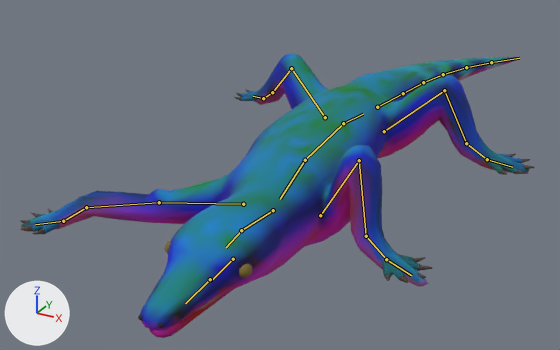
Before and after pictures for a commit that changed the glTF model assets/beast_lizard.glb.
Camera for both pictures: a 50 mm lens placed at (0.518, -1.131, 0.508), pointed at (-0.134, 0.054, -0.084). Every picture has the same lights, and +X, +Y and +Z are marked at lower left. The older version comes first. Both versions are drawn at frame 8 of the action 'walk'; the numbers are the values there. The bones that bend it are drawn over the model as lines.

Objects in the first picture: 'beast_lizard_hide', 'beast_lizard_horn'.
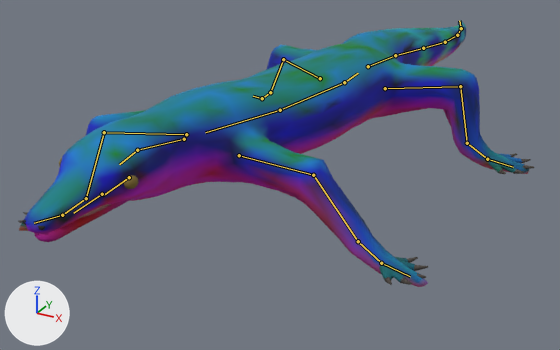
The edits, one by one:
Bone 'body' (bone_body) moves from (0.0, -0.001, 0.071) to (0.0, 0.0, -0.003).
Bone 'body' (bone_body) turns from (0, -2, -7) to (0, -2, 7) degrees about its own x, y and z.
Bone 'chest' (bone_chest) turns from (0, 0, -8) to (0, 0, 8) degrees about its own x, y and z.
Bone 'femur1.L' (bone_femur1_l) turns from (47, -2, -13) to (-10, 6, 27) degrees about its own x, y and z.
Bone 'tibia1.L' (bone_tibia1_l) turns from (-49, 0, 0) to (41, 0, 0) degrees about its own x, y and z.
Bone 'meta1.L' (bone_meta1_l) turns from (3, 0, 0) to (-29, 0, 0) degrees about its own x, y and z.
Bone 'femur1.R' (bone_femur1_r) turns from (-13, 0, -4) to (-1, 9, 43) degrees about its own x, y and z.
Bone 'tibia1.R' (bone_tibia1_r) turns from (84, 0, 0) to (10, 0, 0) degrees about its own x, y and z.
Bone 'meta1.R' (bone_meta1_r) turns from (-73, 0, 0) to (-6, 0, 0) degrees about its own x, y and z.
Bone 'neck' (bone_neck) turns from (0, 0, 10) to (0, 0, -10) degrees about its own x, y and z.
Bone 'head' (bone_head) turns from (0, 0, 5) to (0, 0, -5) degrees about its own x, y and z.
Bone 'pelvis' (bone_pelvis) turns from (0, 0, -12) to (0, 0, 12) degrees about its own x, y and z.
Bone 'femur2.L' (bone_femur2_l) turns from (34, -1, -10) to (3, -4, -22) degrees about its own x, y and z.
Bone 'tibia2.L' (bone_tibia2_l) turns from (-24, 0, 0) to (-7, 0, 0) degrees about its own x, y and z.
Bone 'meta2.L' (bone_meta2_l) turns from (-8, 0, 0) to (7, 0, 0) degrees about its own x, y and z.
Bone 'femur2.R' (bone_femur2_r) turns from (20, -1, -4) to (-8, -3, -17) degrees about its own x, y and z.
Bone 'tibia2.R' (bone_tibia2_r) turns from (8, 0, 0) to (22, 0, 0) degrees about its own x, y and z.
Bone 'meta2.R' (bone_meta2_r) turns from (-28, 0, 0) to (-15, 0, 0) degrees about its own x, y and z.
Bone 'tail1' (bone_tail1) turns from (0, 0, 6) to (0, 0, -6) degrees about its own x, y and z.
Bone 'tail2' (bone_tail2) turns from (0, 0, 2) to (0, 0, -2) degrees about its own x, y and z.
Bone 'tail3' (bone_tail3) turns from (0, 0, -2) to (0, 0, 2) degrees about its own x, y and z.
Bone 'tail4' (bone_tail4) turns from (0, 0, -6) to (0, 0, 6) degrees about its own x, y and z.
Bone 'tail5' (bone_tail5) turns from (0, 0, -7) to (0, 0, 7) degrees about its own x, y and z.
Bone 'tail6' (bone_tail6) turns from (0, 0, -6) to (0, 0, 6) degrees about its own x, y and z.

Where the change shows, as pixel boxes [x1, y1, x2, y2] in the pictures (560 x 350 px):
'beast_lizard_hide', posed (6% shorter)
    before: [21, 53, 529, 338]
    after: [19, 20, 529, 287]
'beast_lizard_horn', posed
    before: [20, 88, 534, 328]
    after: [18, 153, 534, 285]
bone 'body', root to tip
    before: (343, 123) to (305, 160)
    after: (344, 82) to (280, 110)
bone 'chest', root to tip
    before: (305, 160) to (280, 199)
    after: (280, 110) to (205, 132)
bone 'femur1.L', root to tip
    before: (320, 215) to (359, 160)
    after: (239, 155) to (313, 175)
bone 'tibia1.L', root to tip
    before: (359, 160) to (366, 236)
    after: (313, 175) to (358, 241)
bone 'meta1.L', root to tip
    before: (366, 236) to (386, 259)
    after: (358, 241) to (381, 263)
bone 'femur1.R', root to tip
    before: (243, 204) to (159, 202)
    after: (186, 134) to (104, 132)
bone 'tibia1.R', root to tip
    before: (159, 202) to (86, 207)
    after: (104, 132) to (86, 198)
bone 'meta1.R', root to tip
    before: (86, 207) to (63, 221)
    after: (86, 198) to (62, 215)
bone 'neck', root to tip
    before: (273, 210) to (241, 230)
    after: (184, 139) to (137, 150)
bone 'head', root to tip
    before: (241, 230) to (226, 247)
    after: (137, 150) to (119, 164)
bone 'pelvis', root to tip
    before: (343, 123) to (363, 114)
    after: (344, 82) to (358, 73)
bone 'femur2.L', root to tip
    before: (384, 131) to (444, 90)
    after: (385, 88) to (460, 86)
bone 'tibia2.L', root to tip
    before: (444, 90) to (466, 143)
    after: (460, 86) to (467, 143)
bone 'meta2.L', root to tip
    before: (466, 143) to (487, 159)
    after: (467, 143) to (487, 159)
bone 'femur2.R', root to tip
    before: (325, 117) to (291, 68)
    after: (320, 78) to (283, 59)
bone 'tibia2.R', root to tip
    before: (291, 68) to (272, 92)
    after: (283, 59) to (270, 92)
bone 'meta2.R', root to tip
    before: (272, 92) to (263, 98)
    after: (270, 92) to (262, 98)
bone 'tail1', root to tip
    before: (377, 107) to (403, 93)
    after: (368, 66) to (395, 55)
bone 'tail2', root to tip
    before: (403, 93) to (423, 82)
    after: (395, 55) to (423, 48)
bone 'tail3', root to tip
    before: (423, 82) to (443, 74)
    after: (423, 48) to (445, 42)
bone 'tail4', root to tip
    before: (443, 74) to (466, 67)
    after: (445, 42) to (457, 35)
bone 'tail5', root to tip
    before: (466, 67) to (491, 62)
    after: (457, 35) to (461, 28)
bone 'tail6', root to tip
    before: (491, 62) to (519, 58)
    after: (461, 28) to (459, 20)
